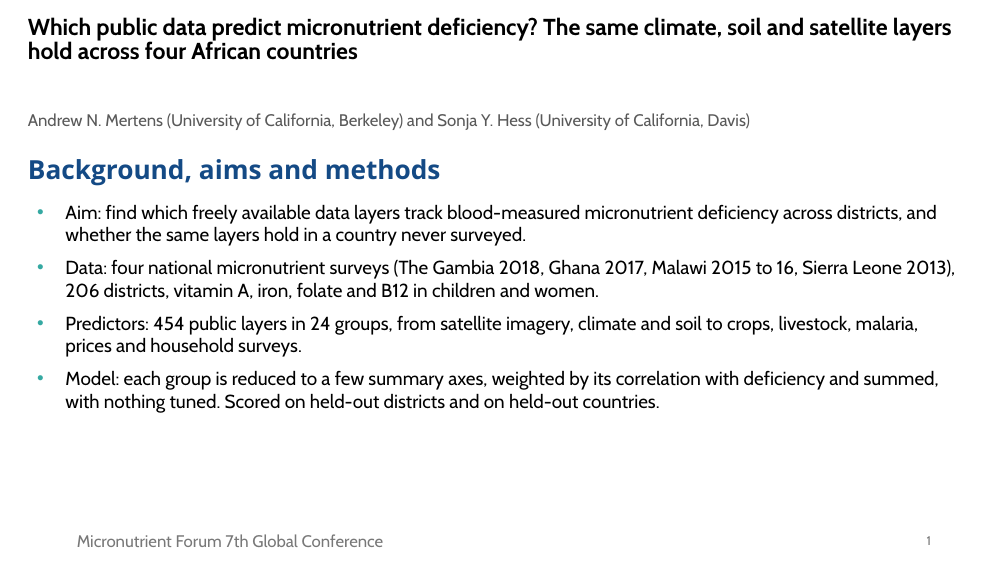
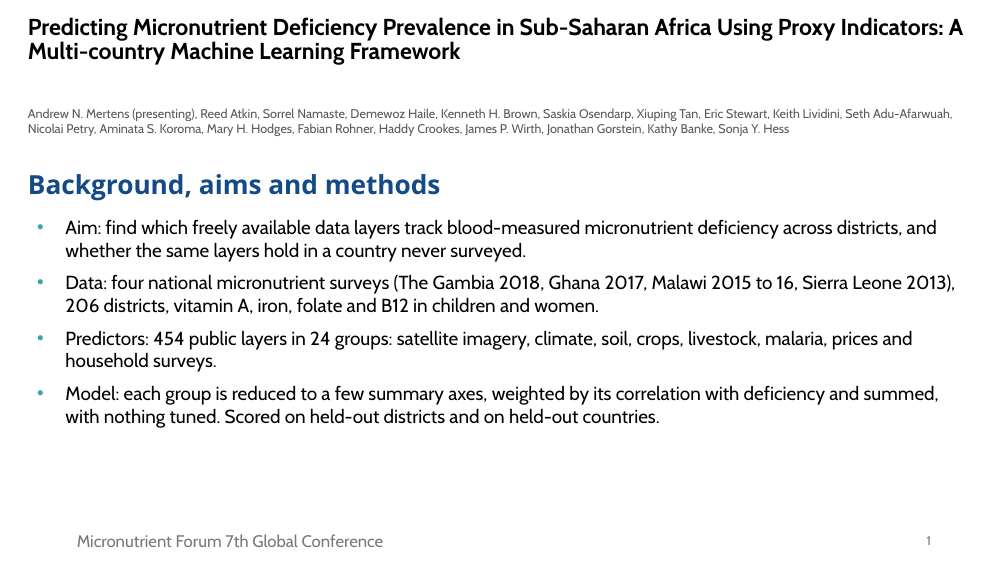
Before and after one commit to amertens/mn-prediction, a slide deck: slide 1 of docs/slides/MN-proxy-lightning-MNF2026.pptx. Drawn at 1008x567 pixels with LibreOffice and Linux fonts; fonts in the diff are those of the drawing; background and template pictures are left out. Boxes give left, top, right and bottom in pixels: in the first picture for what was removed or moved away, otherwise in the second. Text is boxed around its words. In the diff, an @@ line names an element or a change of style, - is before the commit and + after.

```diff
--- a/docs/slides/MN-proxy-lightning-MNF2026.pptx
+++ b/docs/slides/MN-proxy-lightning-MNF2026.pptx
@@ text at box(28, 17, 963, 65): text changed @@
-Which public data predict micronutrient deficiency? The same climate, soil and satellite layers hold across four African countries
+Predicting Micronutrient Deficiency Prevalence in Sub-Saharan Africa Using Proxy Indicators: A Multi-country Machine Learning Framework
@@ text at box(28, 108, 953, 136): text changed; size 16 to 12 pt @@
-Andrew N. Mertens (University of California, Berkeley) and Sonja Y. Hess (University of California, Davis)
+Andrew N. Mertens (presenting), Reed Atkin, Sorrel Namaste, Demewoz Haile, Kenneth H. Brown, Saskia Osendarp, Xiuping Tan, Eric Stewart, Keith Lividini, Seth Adu-Afarwuah, Nicolai Petry, Aminata S. Koroma, Mary H. Hodges, Fabian Rohner, Haddy Crookes, James P. Wirth, Jonathan Gorstein, Kathy Banke, Sonja Y. Hess
@@ text "Background, aims and methods": place and size @@
-text "Background, aims and methods" at box(28, 159, 441, 186)
+text "Background, aims and methods" at box(28, 174, 441, 201)
@@ text "Aim: find which freely available ...": place and size @@
-text "Aim: find which freely available ..." at box(65, 204, 955, 413)
+text "Aim: find which freely available ..." at box(65, 219, 955, 428)
@@ text at box(65, 330, 913, 372): text changed @@
-• Predictors: 454 public layers in 24 groups, from satellite imagery, climate and soil to crops, livestock, malaria, prices and household surveys.
+• Predictors: 454 public layers in 24 groups: satellite imagery, climate, soil, crops, livestock, malaria, prices and household surveys.
```
Also in this commit, not shown: 1 other slide changed, 3 other files.
